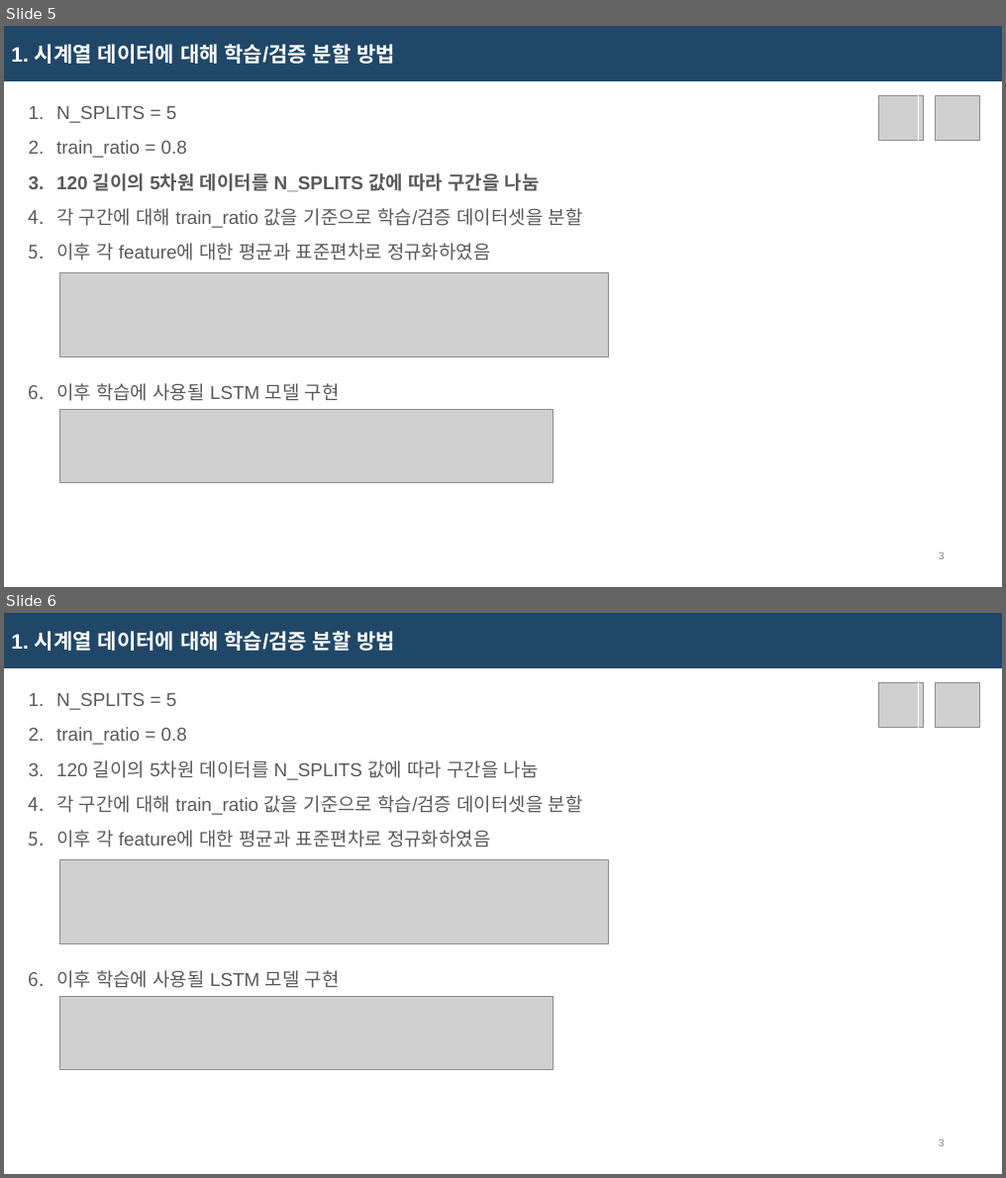
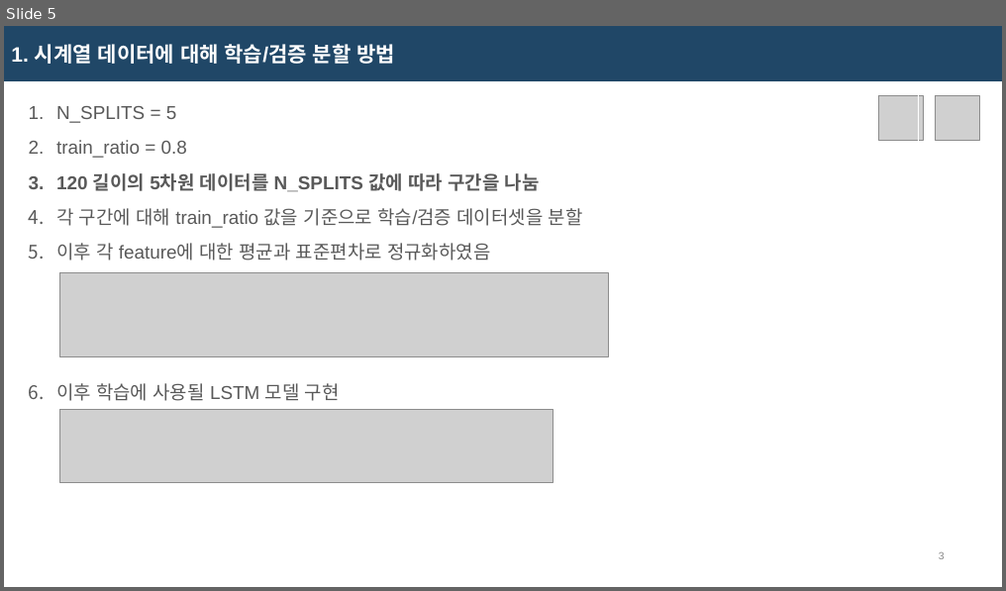
Before and after one commit to dae-hany/Battery_ESS_Projet, a slide deck: ppt/251112_최대한.pptx. Shown one above the other, each under a label of ours: slides 5 and 6 before the commit, slide 5 after it. The pictures are 1006x1178 and 1006x591 pixels, drawn with LibreOffice and Linux fonts; fonts in the diff are those of the drawing; grey boxes stand for pictures. Boxes give left, top, right and bottom in pixels: in the first picture for what was removed or moved away, otherwise in the second. Text is boxed around its words. In the diff, an @@ line names an element or a change of style, - is before the commit and + after.

```diff
--- a/ppt/251112_최대한.pptx
+++ b/ppt/251112_최대한.pptx
@@ slide 6 removed at (4, 613, 1002, 1174), background #FFFFFF @@
@@ rectangle removed at (4, 613, 1002, 667) @@
-1. 시계열 데이터에 대해 학습/검증 분할 방법
@@ rectangle removed at (21, 682, 918, 1124) @@
-1. N_SPLITS = 5
-2. train_ratio = 0.8
-3. 120 길이의 5차원 데이터를 N_SPLITS 값에 따라 구간을 나눔
-4. 각 구간에 대해 train_ratio 값을 기준으로 학습/검증 데이터셋을 분할
-5. 이후 각 feature에 대한 평균과 표준편차로 정규화하였음
-6. 이후 학습에 사용될 LSTM 모델 구현
@@ picture removed at (879, 682, 924, 727) @@
@@ picture removed at (936, 682, 979, 727) @@
@@ picture removed at (60, 861, 608, 945) @@
@@ picture removed at (60, 997, 552, 1070) @@
@@ text removed at (939, 1140, 944, 1147) @@
-3
```
Also in this commit, not shown: 1 slide changed.
